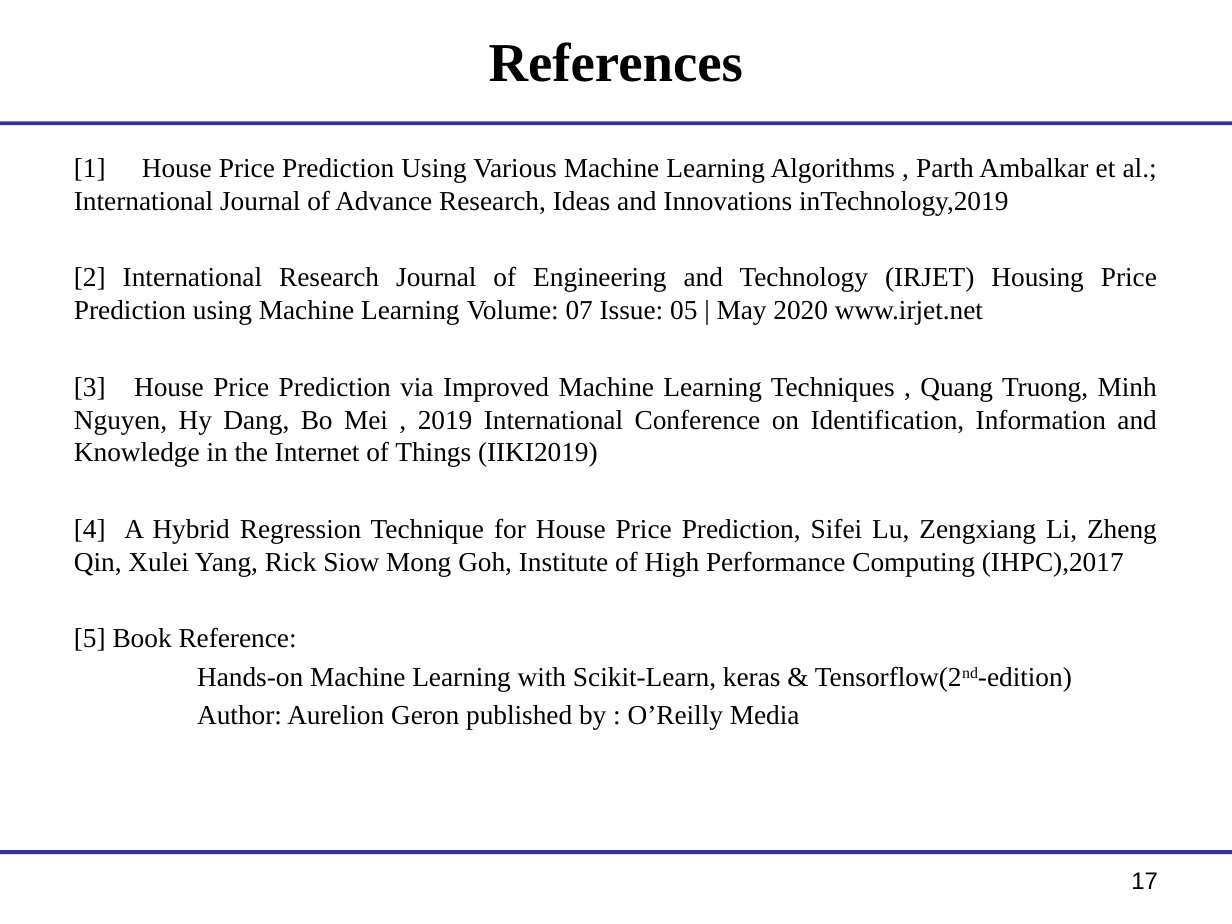
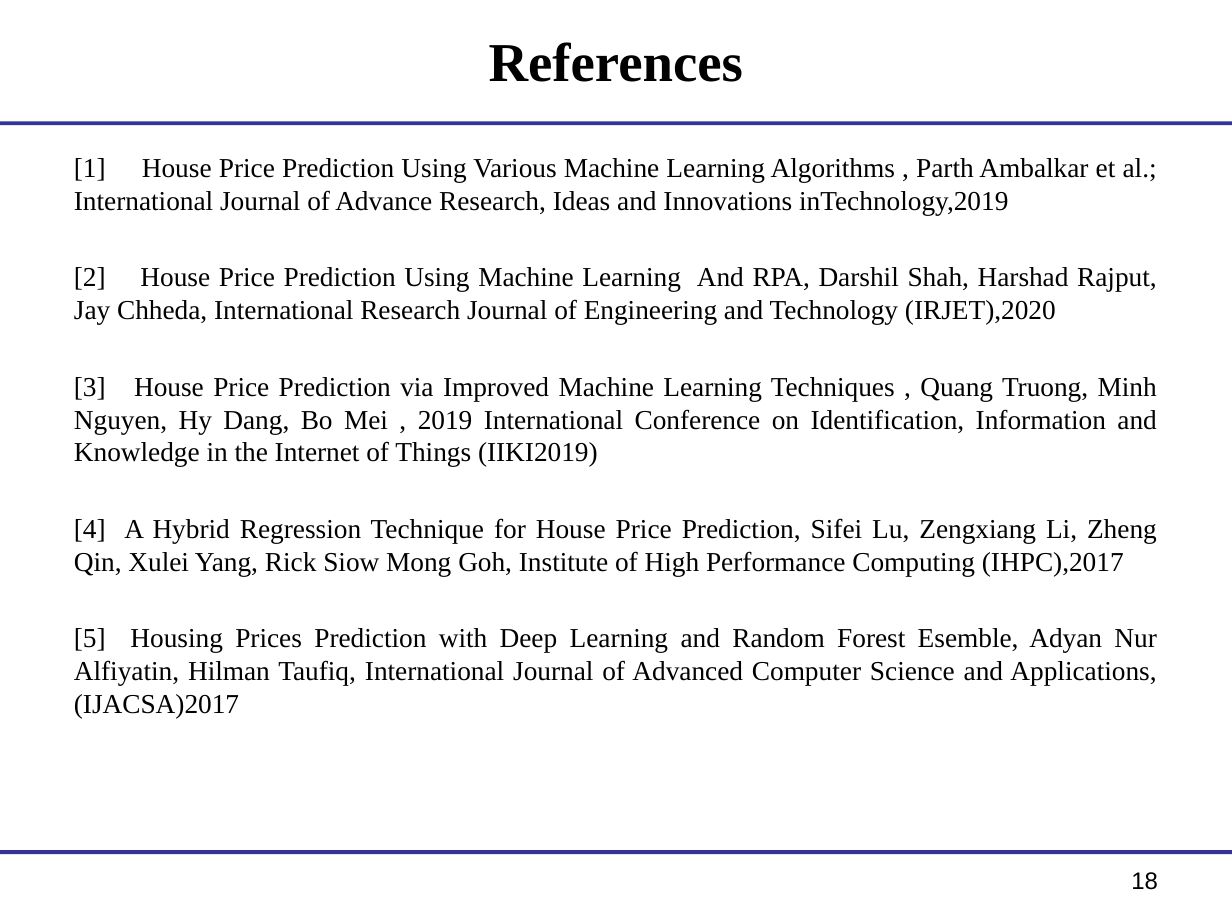
Before and after one commit to saloni-29/BE-Major-Project, a slide deck: slide 18 of Scrutiny Round 2.pptx (slide 17 before the commit). Drawn at 1232x924 pixels with LibreOffice and Linux fonts; fonts in the diff are those of the drawing; background and template pictures are left out. Boxes give left, top, right and bottom in pixels: in the first picture for what was removed or moved away, otherwise in the second. Text is boxed around its words. In the diff, an @@ line names an element or a change of style, - is before the commit and + after.

```diff
--- a/Scrutiny Round 2.pptx
+++ b/Scrutiny Round 2.pptx
@@ text at [74, 267, 1157, 324]: text changed @@
-[2] International Research Journal of Engineering and Technology (IRJET) Housing Price Prediction using Machine Learning Volume: 07 Issue: 05 | May 2020 www.irjet.net
+[2] House Price Prediction Using Machine Learning And RPA, Darshil Shah, Harshad Rajput, Jay Chheda, International Research Journal of Engineering and Technology (IRJET),2020
@@ text at [74, 628, 1156, 718]: text changed @@
-[5] Book Reference:
-Hands-on Machine Learning with Scikit-Learn, keras & Tensorflow(2nd-edition)
-Author: Aurelion Geron published by : O’Reilly Media
+[5] Housing Prices Prediction with Deep Learning and Random Forest Esemble, Adyan Nur Alfiyatin, Hilman Taufiq, International Journal of Advanced Computer Science and Applications,(IJACSA)2017
@@ page number at [1131, 872, 1158, 890]: text changed @@
-17
+18
```
Also in this commit, not shown: 2 other slides changed, 1 slide added.
